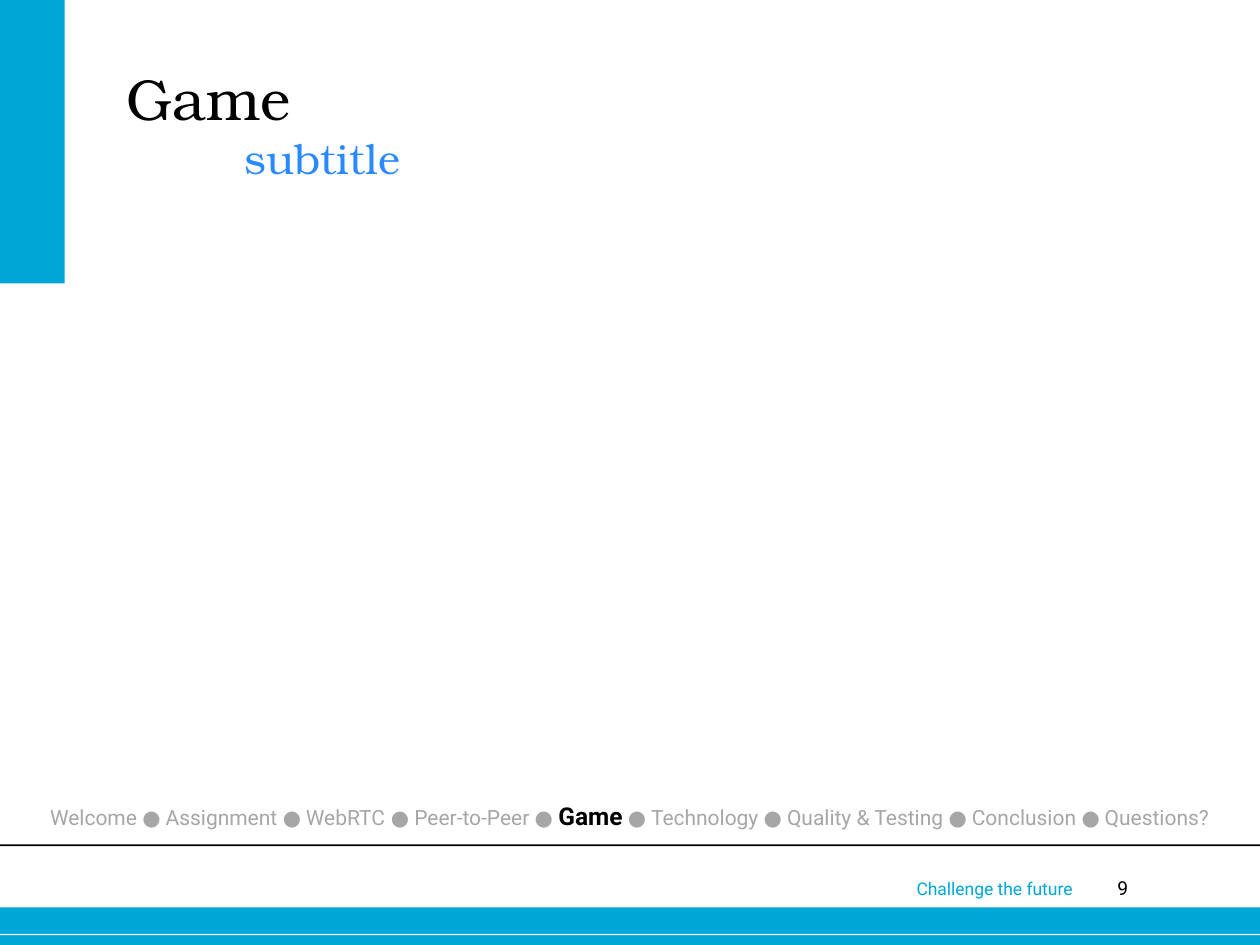
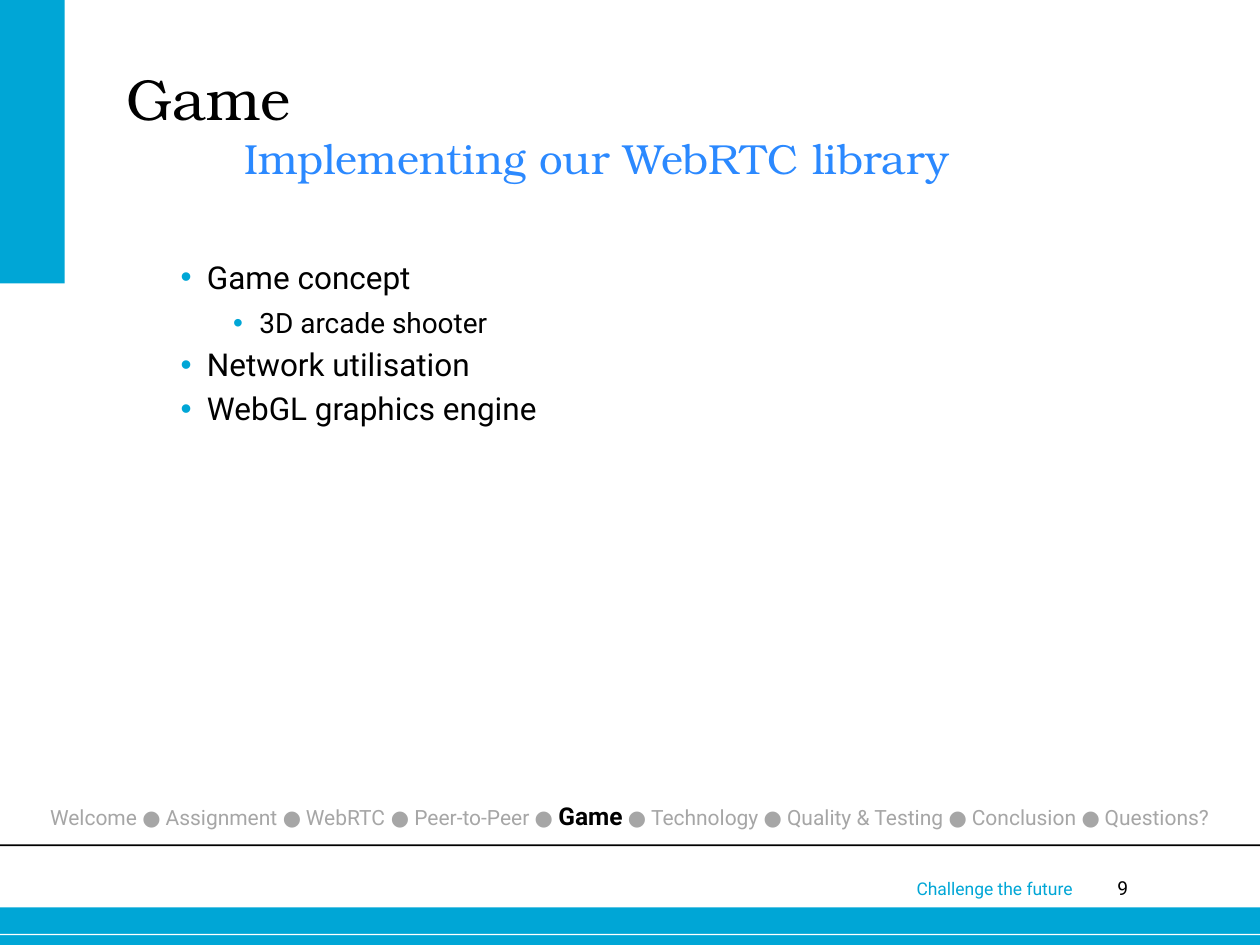
Before and after one commit to joostverdoorn/webrtc, a slide deck: slide 9 of documents/Eindpresentatie/webrtc.pptx. Drawn at 1260x945 pixels with LibreOffice and Linux fonts; fonts in the diff are those of the drawing; background and template pictures are left out. Boxes give left, top, right and bottom in pixels: in the first picture for what was removed or moved away, otherwise in the second. Text is boxed around its words. In the diff, an @@ line names an element or a change of style, - is before the commit and + after.

Commit message:
Endpresentation: game, technology and testing added

```diff
--- a/documents/Eindpresentatie/webrtc.pptx
+++ b/documents/Eindpresentatie/webrtc.pptx
@@ title at <box>126,80,949,184</box>: text changed @@
-Game
-subtitle
+Game
+Implementing our WebRTC library
@@ text added at <box>207,266,536,427</box>, 18 pt, text #000000 @@
+  • Game concept
+    • 3D arcade shooter
+  • Network utilisation
+  • WebGL graphics engine
```
Also in this commit, not shown: 3 other slides changed, 2 slides added, 2 other files.
